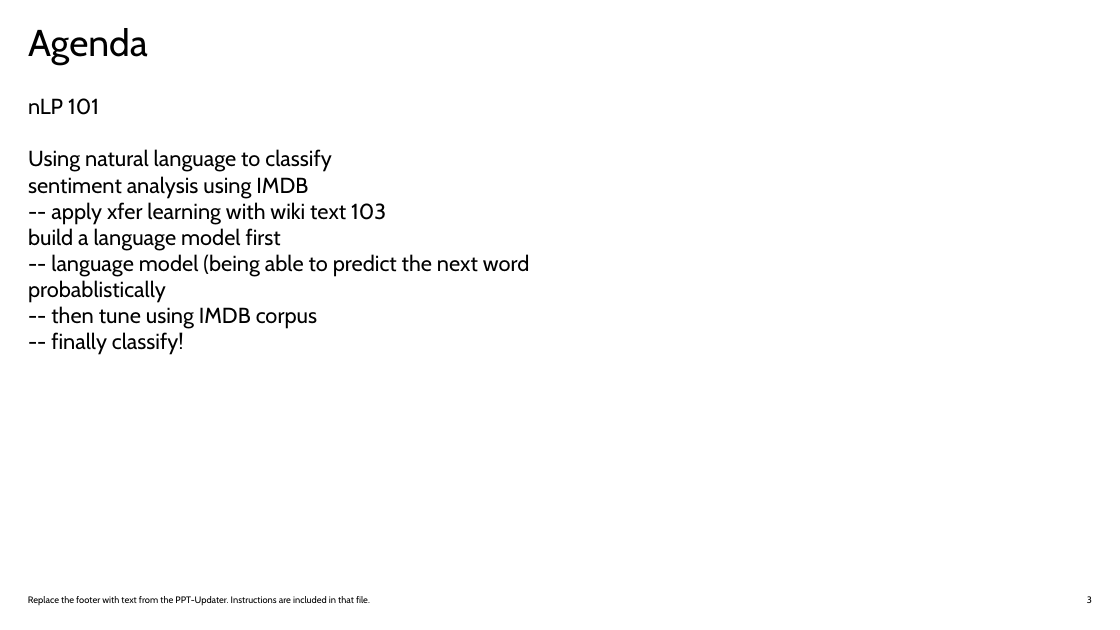
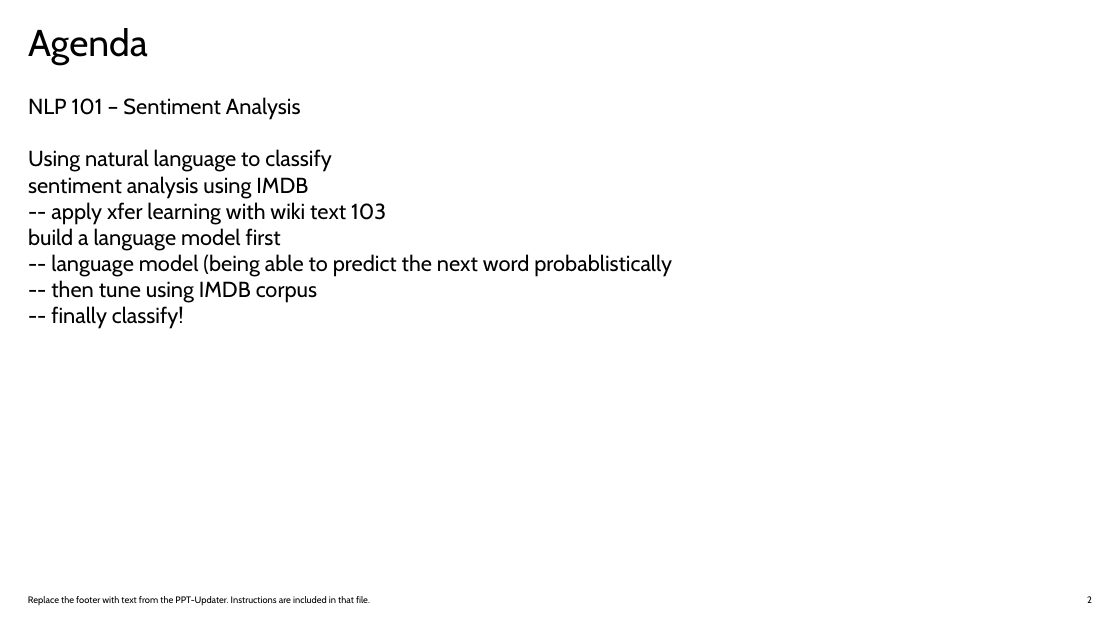
Before and after one commit to dustinvanstee/aicoc-ai-immersion, a slide deck: slide 2 of NLP/NLP-101.pptx (slide 3 before the commit). Drawn at 1120x630 pixels with LibreOffice and Linux fonts; fonts in the diff are those of the drawing. Boxes give left, top, right and bottom in pixels: in the first picture for what was removed or moved away, otherwise in the second. Text is boxed around its words. In the diff, an @@ line names an element or a change of style, - is before the commit and + after.

```diff
--- a/NLP/NLP-101.pptx
+++ b/NLP/NLP-101.pptx
@@ text at [28, 97, 301, 120]: text changed @@
-nLP 101
+NLP 101 – Sentiment Analysis
```
Also in this commit, not shown: 1 other slide changed, 9 slides added, 1 slide removed, 1 other file.
